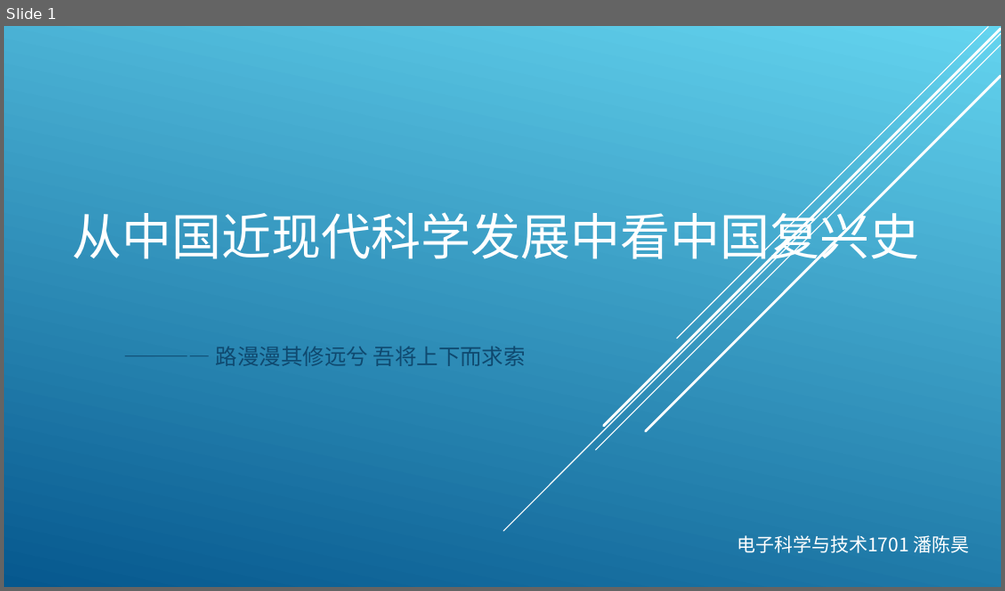
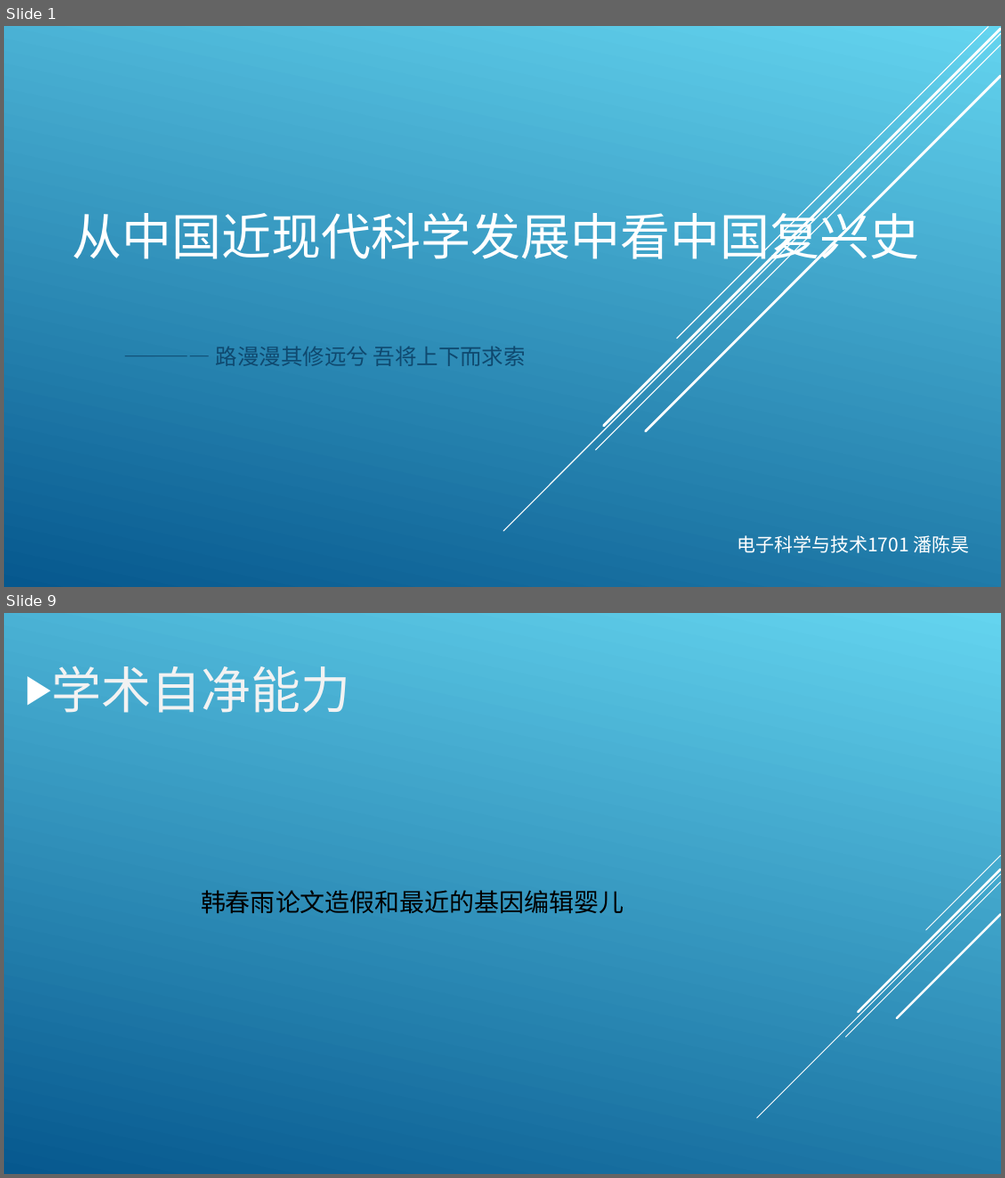
Before and after one commit to LIGHT1213/MyHomeWork, a slide deck: 从中国近现代科学发展中看中国.ppt. Shown one above the other, each under a label of ours: slide 1 before the commit, slides 1 and 9 after it; the slides between them are not shown. The pictures are 1005x591 and 1005x1178 pixels, drawn with LibreOffice and Linux fonts; fonts in the diff are those of the drawing. Boxes give left, top, right and bottom in pixels: in the first picture for what was removed or moved away, otherwise in the second. Text is boxed around its words. In the diff, an @@ line names an element or a change of style, - is before the commit and + after.

```diff
--- a/从中国近现代科学发展中看中国.ppt
+++ b/从中国近现代科学发展中看中国.ppt
@@ slide 9 added at <box>4,613,1001,1174</box>, background gradient #64D4EF to #06588E @@
@@ text added at <box>52,666,351,713</box>, 48 pt, text #F2F2F2 @@
+▶ 学术自净能力
@@ text added at <box>201,890,624,914</box>, 24 pt, text #000000 @@
+韩春雨论文造假和最近的基因编辑婴儿
@@ group added at <box>756,855,1000,1118</box>: 5 lines @@
```
Also in this commit, not shown: 3 slides changed, 5 other slides added, 1 slide removed.
